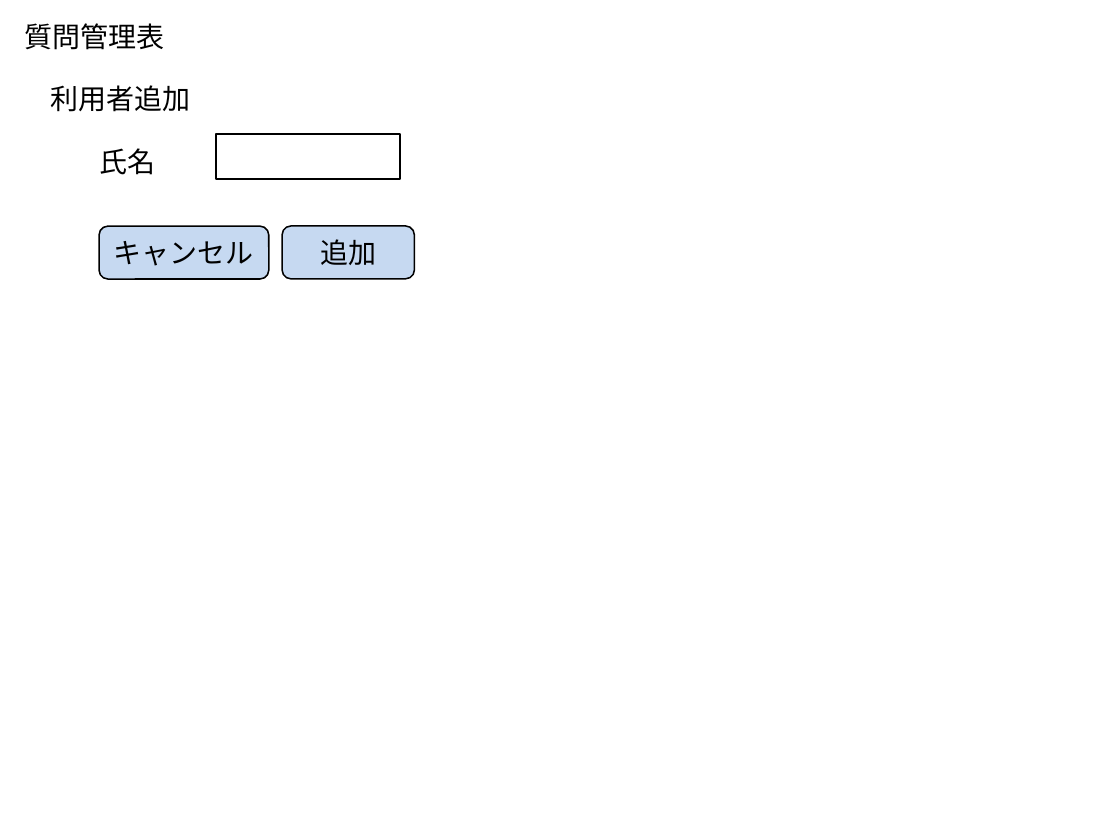
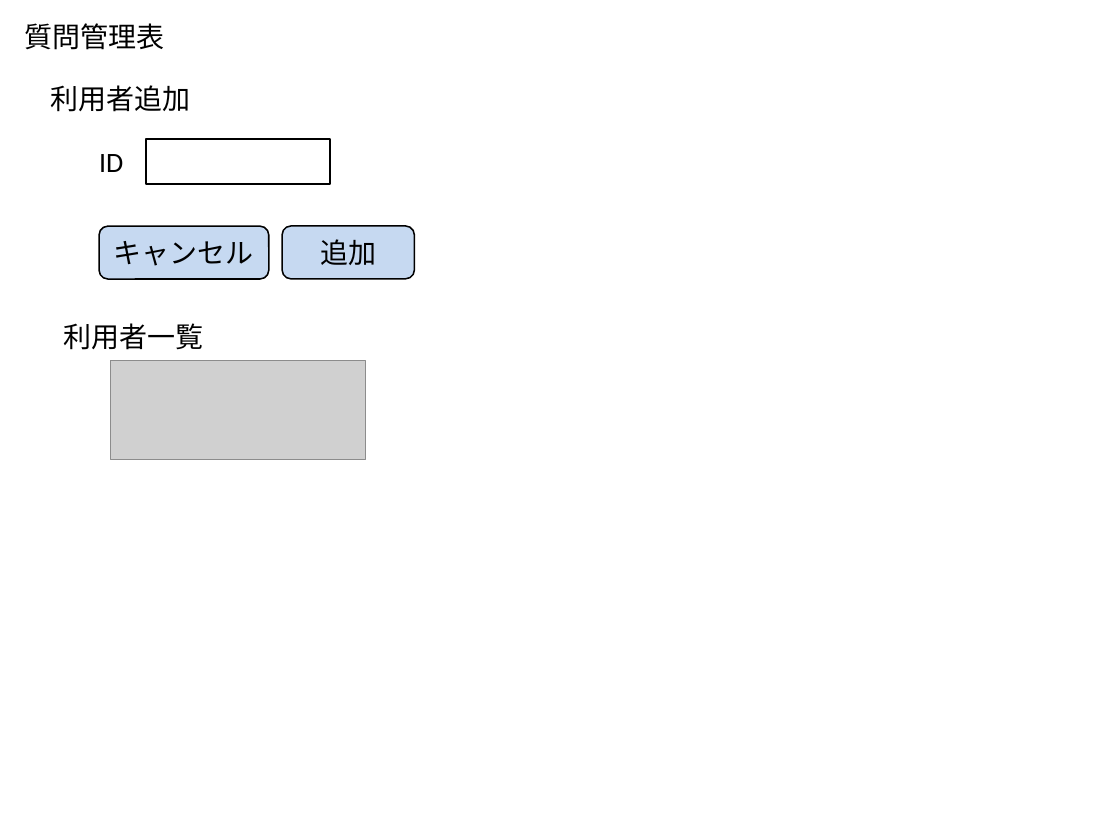
Before and after one commit to isozaki/macaron, a slide deck: slide 18 of document/画面一覧.pptx. Drawn at 1120x840 pixels with LibreOffice and Linux fonts; fonts in the diff are those of the drawing; grey boxes stand for pictures. Boxes give left, top, right and bottom in pixels: in the first picture for what was removed or moved away, otherwise in the second. Text is boxed around its words. In the diff, an @@ line names an element or a change of style, - is before the commit and + after.

Commit message:
画面一覧の利用者追加画面を修正

```diff
--- a/document/画面一覧.pptx
+++ b/document/画面一覧.pptx
@@ rectangle: place and size @@
-rectangle at [216, 133, 400, 178]
+rectangle at [146, 139, 329, 184]
@@ text at [99, 154, 123, 172]: text changed @@
-氏名
+ID
@@ text added at [64, 323, 204, 350], 18 pt, text #000000 @@
+利用者一覧
@@ picture added at [111, 361, 365, 460] @@
```
